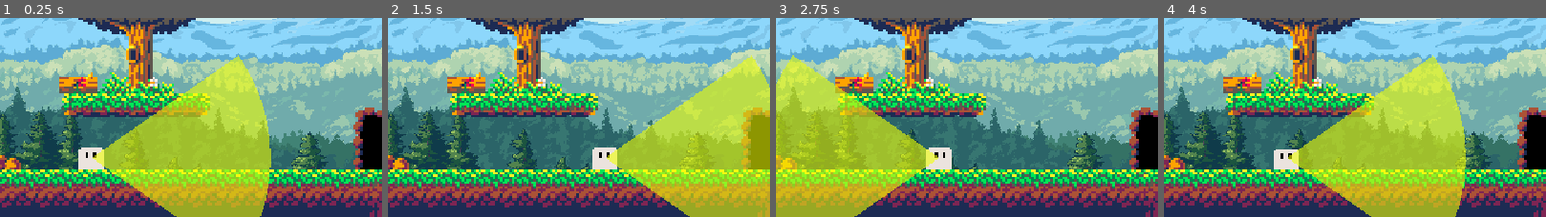
Above: before the commit, frames 1-4 (left to right).
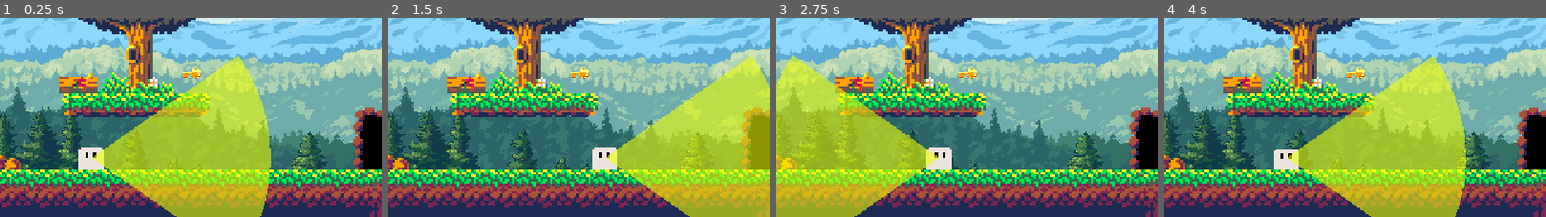
Above: after the commit, the same moments.

Repository: SawolTesf/ByteBound
Game: Godot game, scene res://Scenes/Main.tscn
Two runs of this game, one before a commit and one after it. Both use one fixed random seed, a clock stepped at 60 frames per second and the inputs below.
Inputs:
- Up to frame 1 (0.25 s): no input
- Up to frame 2 (1.5 s): tap Enter (ui_accept) at 0.5, 0.77 s; hold Ctrl (crouch) 0.53-1.28 s; hold Right (ui_right) from 0.53 s (still down); tap Shift (dash) at 1.35 s
- Up to frame 3 (2.75 s): tap Enter (ui_accept) at 1.52 s; release Right (ui_right) at 2.03 s; hold Left (ui_left) from 2.03 s (still down); tap E (interact) at 2.1 s
- Up to frame 4 (4 s): release Left (ui_left) at 2.78 s; hold Right (ui_right) from 2.78 s (still down); tap Ctrl (crouch) at 2.85 s; tap Enter (ui_accept) at 3.02, 3.77 s; hold Shift (dash) from 3.53 s (still down)
The pictures show only the part of the screen within x 47-97%, y 50-100%; the shares and areas given below are measured in that part.

The runs differ from the first frame. In frame 1, 0.2% of the frame differs, in the area x 47-53%, y 24-31%; in frame 2, 0.2%; in frame 3, 0.2%; in frame 4, 0.2%.

Commit message:
Add Key object and implement key collection for exit door

Diff:
--- a/game/Objects/ExitDoor/exit_door.gd
+++ b/game/Objects/ExitDoor/exit_door.gd
@@ -4,5 +4,8 @@
 
 func _on_body_entered(body: Node2D) -> void:
 	if body.is_in_group("Player"):
-		door_entered.emit()
-		print("entering exit door")
+		if body.has_key:
+			door_entered.emit()
+			print("entering exit door with the key")
+		else:
+			print("DEBUG: Player needs a key to open this door.")
--- /dev/null
+++ b/game/Objects/Key/Key.gd
@@ -0,0 +1,14 @@
+extends Area2D
+
+signal key_collected
+
+func _ready() -> void:
+	add_to_group("Key")
+	connect("body_entered", Callable(self, "_on_body_entered"))
+
+func _on_body_entered(body: Node2D) -> void:
+	if body.is_in_group("Player"):
+		body.has_key = true
+		emit_signal("key_collected")
+		print("Key collected!")
+		queue_free()
--- /dev/null
+++ b/game/Objects/Key/Key.tscn
@@ -0,0 +1,17 @@
+[gd_scene load_steps=4 format=3 uid="uid://biddtthbbkyfa"]
+
+[ext_resource type="Script" path="res://Objects/Key/key.gd" id="1"]
+[ext_resource type="Texture2D" uid="uid://cadgs5jm7jsc6" path="res://Assets/Terrain/TileSets/key.png" id="2"]
+
+[sub_resource type="RectangleShape2D" id="RectangleShape2D_0"]
+size = Vector2(32, 32)
+
+[node name="Key" type="Area2D"]
+script = ExtResource("1")
+
+[node name="CollisionShape2D" type="CollisionShape2D" parent="."]
+shape = SubResource("RectangleShape2D_0")
+
+[node name="Sprite2D" type="Sprite2D" parent="."]
+scale = Vector2(0.02, 0.02)
+texture = ExtResource("2")
--- a/game/Scenes/Levels/level_00.tscn
+++ b/game/Scenes/Levels/level_00.tscn
@@ -6,6 +6,7 @@
 [ext_resource type="TileSet" uid="uid://csfewv7h7hq2w" path="res://Assets/Terrain/TileSets/Water.tres" id="4_kqu2h"]
 [ext_resource type="TileSet" uid="uid://brnkhxw7uhsbr" path="res://Assets/Terrain/TileSets/ForestProps.tres" id="5_d1ivb"]
 [ext_resource type="PackedScene" uid="uid://bbnivbfgvtu3c" path="res://Actors/Enemy/Enemy.tscn" id="5_ppk1e"]
+[ext_resource type="PackedScene" uid="uid://biddtthbbkyfa" path="res://Objects/Key/Key.tscn" id="7_12m35"]
 
 [node name="Level00" instance=ExtResource("1_iif8o")]
 
@@ -60,3 +61,6 @@
 sight_angle = 70.0
 can_move = true
 can_idle = true
+
+[node name="Key" parent="." index="5" instance=ExtResource("7_12m35")]
+position = Vector2(464, 239)
Binary file added: game/Assets/Terrain/TileSets/key.png
Not shown, added: game/Assets/Terrain/TileSets/key.png.import
Not shown: 1 places in game/Scenes/Levels/level_00.tscn that only renumber resources
